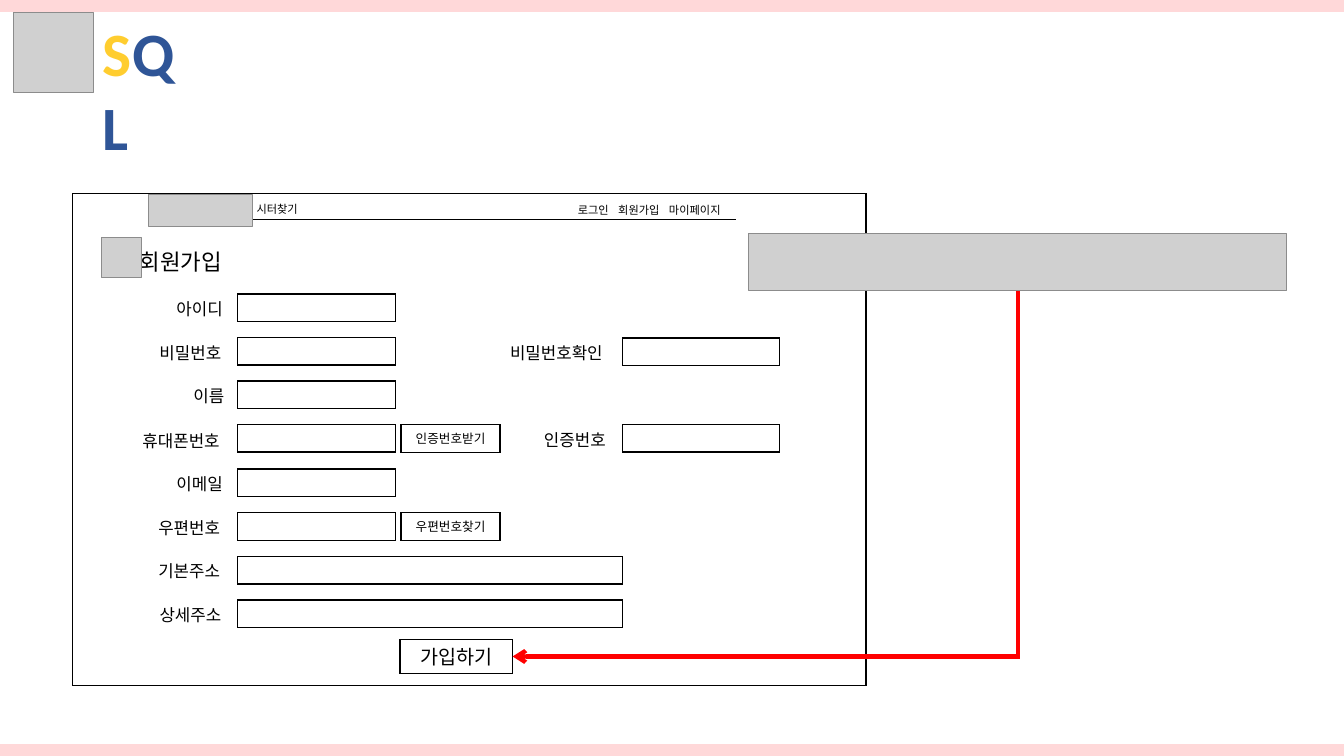
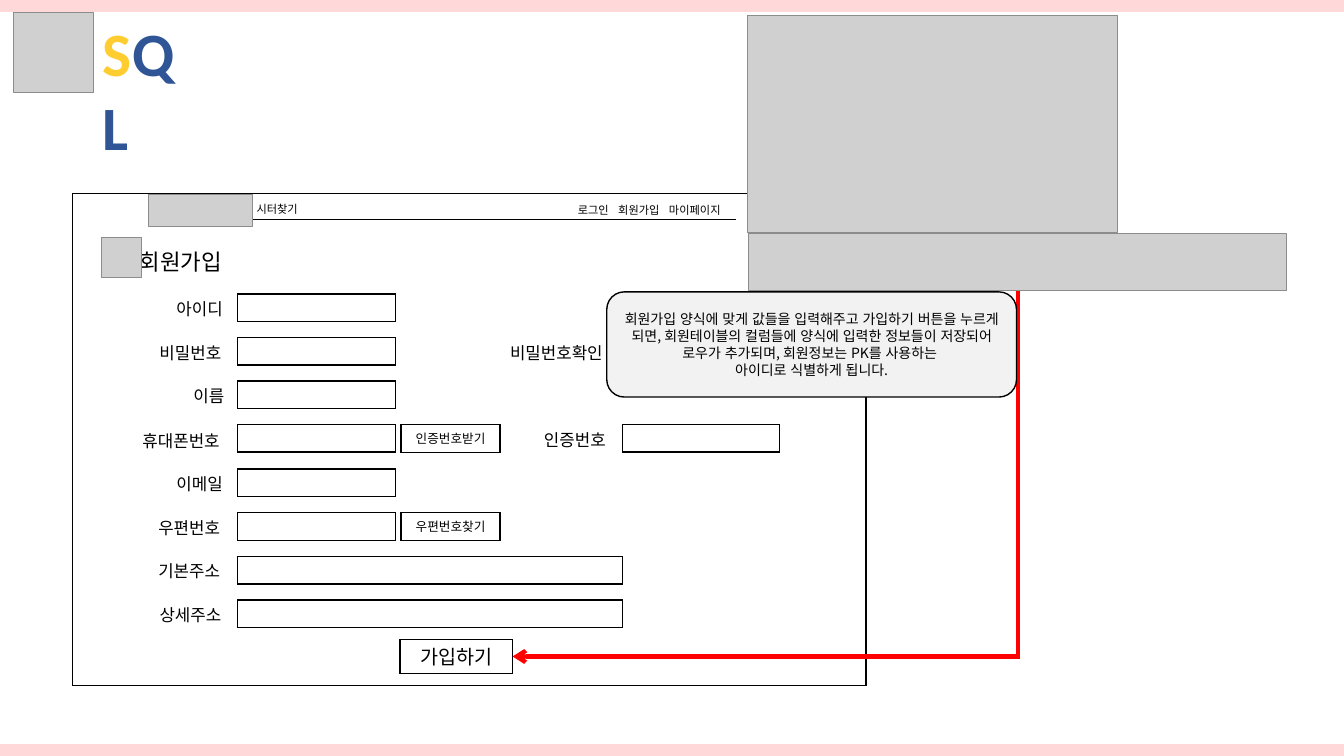
Before and after one commit to hhsw07/ezen-academy-projects, a slide deck: slide 54 of cmk/반려동물관리서비스.pptx (slide 51 before the commit). Drawn at 1344x756 pixels with LibreOffice and Linux fonts; fonts in the diff are those of the drawing; grey boxes stand for pictures. Boxes give left, top, right and bottom in pixels: in the first picture for what was removed or moved away, otherwise in the second. Text is boxed around its words. In the diff, an @@ line names an element or a change of style, - is before the commit and + after.

```diff
--- a/cmk/반려동물관리서비스.pptx
+++ b/cmk/반려동물관리서비스.pptx
@@ picture added at [748, 16, 1118, 233] @@
@@ rounded rectangle added at [607, 292, 1016, 397], fill #F2F2F2, outline #000000 1 pt, 10 pt, text #000000 @@
+회원가입 양식에 맞게 값들을 입력해주고 가입하기 버튼을 누르게 되면, 회원테이블의 컬럼들에 양식에 입력한 정보들이 저장되어 로우가 추가되며, 회원정보는 PK를 사용하는
+아이디로 식별하게 됩니다.
@@ rectangle removed at [622, 338, 779, 366] @@
```
Also in this commit, not shown: 8 other slides changed, 26 slides added, 1 slide removed.
